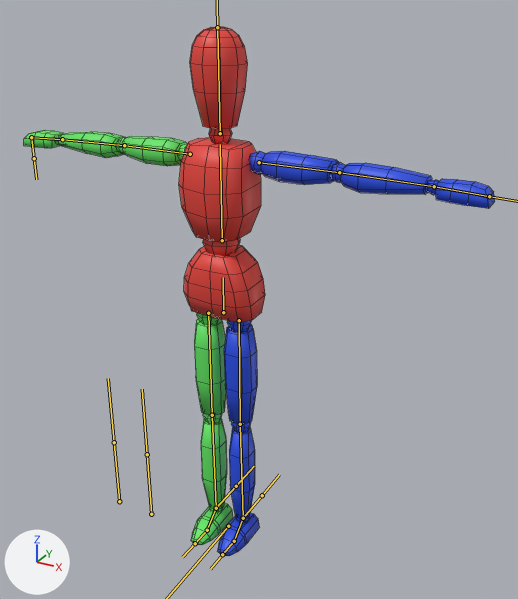
An edit to the FBX model Assets/Models/Template Entity.fbx, drawn before and after from the same camera.
Both versions are drawn from a camera (50 mm lens) standing at (1.102, -1.772, 1.823) and looking at (0.074, 0.098, 0.888). Lighting does not change. The marker at lower left points along +X, +Y and +Z. The bones that bend it are drawn over the model as lines. Mesh edges are drawn as thin lines.
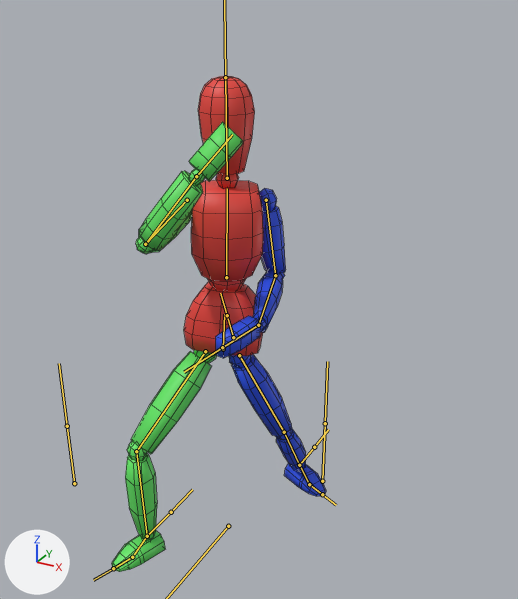
The newer file adds an action. The first version stands in its rest pose; the second is drawn at frame 3 of the action 'Armature|Blocking Attack'.

Boxes [x1, y1, x2, y2] around the edits, measured in the pictures (518 x 599 px):
'Cube', posed (54% narrower, 6% shorter): before [24, 27, 495, 556]; after [112, 76, 326, 572]
bone 'Hip', root to tip: before (223, 312) to (223, 277); after (223, 349) to (224, 314)
bone 'Spine', root to tip: before (222, 240) to (220, 144); after (226, 277) to (227, 188)
bone 'Head', root to tip: before (220, 133) to (217, 27); after (227, 178) to (225, 77)
bone 'Upper Arm.L', root to tip: before (259, 162) to (339, 172); after (266, 200) to (275, 275)
bone 'Lower Arm.L', root to tip: before (339, 172) to (434, 186); after (275, 275) to (258, 325)
bone 'Hand.L', root to tip: before (434, 186) to (489, 196); after (258, 325) to (222, 347)
bone 'Upper Arm.R', root to tip: before (190, 154) to (124, 145); after (187, 200) to (145, 244)
bone 'Lower Arm.R', root to tip: before (124, 145) to (62, 139); after (145, 244) to (196, 176)
bone 'Hand.R', root to tip: before (62, 139) to (31, 137); after (196, 176) to (232, 134)
bone 'Upper Leg.L', root to tip: before (239, 320) to (240, 424); after (239, 355) to (284, 432)
bone 'Lower Leg.L', root to tip: before (240, 424) to (243, 518); after (284, 432) to (299, 465)
bone 'Foot.L', root to tip: before (243, 518) to (234, 541); after (299, 465) to (309, 484)
bone 'Upper Leg.R', root to tip: before (208, 313) to (212, 415); after (205, 351) to (136, 451)
bone 'Lower Leg.R', root to tip: before (212, 415) to (216, 508); after (136, 451) to (147, 536)
bone 'Foot.R', root to tip: before (216, 508) to (207, 530); after (147, 536) to (132, 557)

The change in detail:
Bone 'Hip' (bone_hip) moves from (0.0, 0.0, 0.0) to (0.0, -0.127, 0.011).
Bone 'Hip' (bone_hip) turns from (0, 0, 0) to (-8, 19, -3) degrees about its own x, y and z.
Bone 'Spine' (bone_spine) turns from (0, 0, 0) to (11, 13, 3) degrees about its own x, y and z.
Bone 'Head' (bone_head) turns from (0, 0, 0) to (-5, -32, 4) degrees about its own x, y and z.
Bone 'Upper Arm.L' (bone_upper_arm_l) turns from (0, 0, 0) to (3, -17, -83) degrees about its own x, y and z.
Bone 'Lower Arm.L' (bone_lower_arm_l) turns from (0, 0, 0) to (77, 32, -6) degrees about its own x, y and z.
Bone 'Hand.L' (bone_hand_l) turns from (0, 0, 0) to (1, -5, -32) degrees about its own x, y and z.
Bone 'Upper Arm.R' (bone_upper_arm_r) turns from (0, 0, 0) to (88, 28, 111) degrees about its own x, y and z.
Bone 'Lower Arm.R' (bone_lower_arm_r) turns from (0, 0, 0) to (37, -25, 86) degrees about its own x, y and z.
Bone 'Hand.R' (bone_hand_r) turns from (0, 0, 0) to (-5, -169, 18) degrees about its own x, y and z.
Bone 'Upper Leg.L' (bone_upper_leg_l) turns from (0, 0, 0) to (-27, -32, -9) degrees about its own x, y and z.
Bone 'Lower Leg.L' (bone_lower_leg_l) turns from (0, 0, 0) to (0, 0, -25) degrees about its own x, y and z.
Bone 'Foot.L' (bone_foot_l) turns from (0, 0, 0) to (6, -29, 22) degrees about its own x, y and z.
Bone 'Upper Leg.R' (bone_upper_leg_r) turns from (0, 0, 0) to (29, 23, 41) degrees about its own x, y and z.
Bone 'Lower Leg.R' (bone_lower_leg_r) turns from (0, 0, 0) to (0, 0, -50) degrees about its own x, y and z.
Bone 'Foot.R' (bone_foot_r) turns from (0, 0, 0) to (-4, 5, 5) degrees about its own x, y and z.
